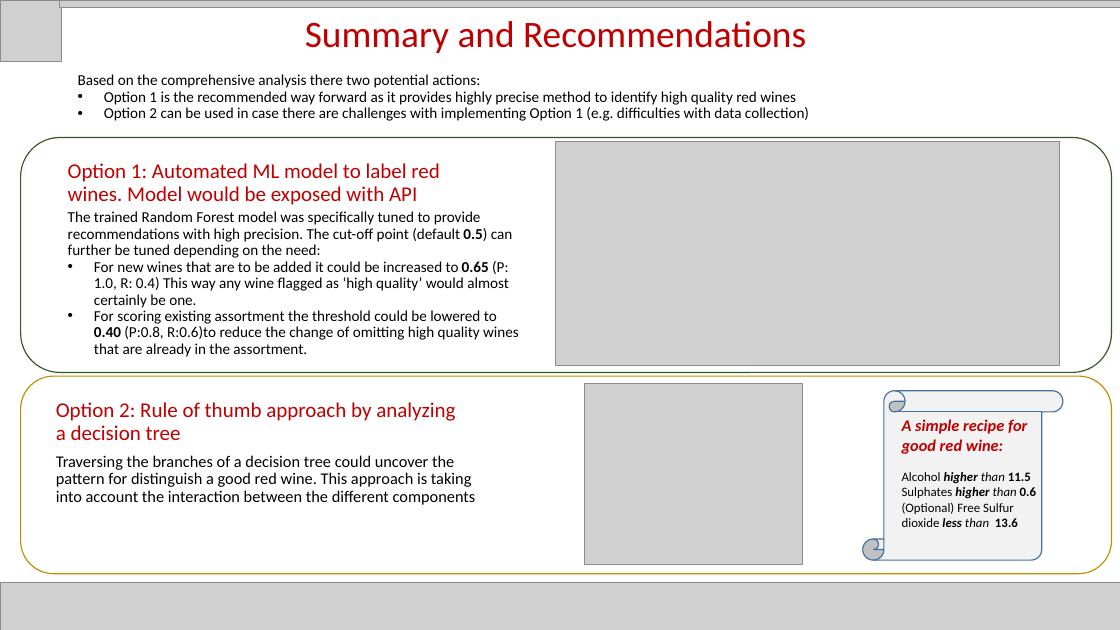
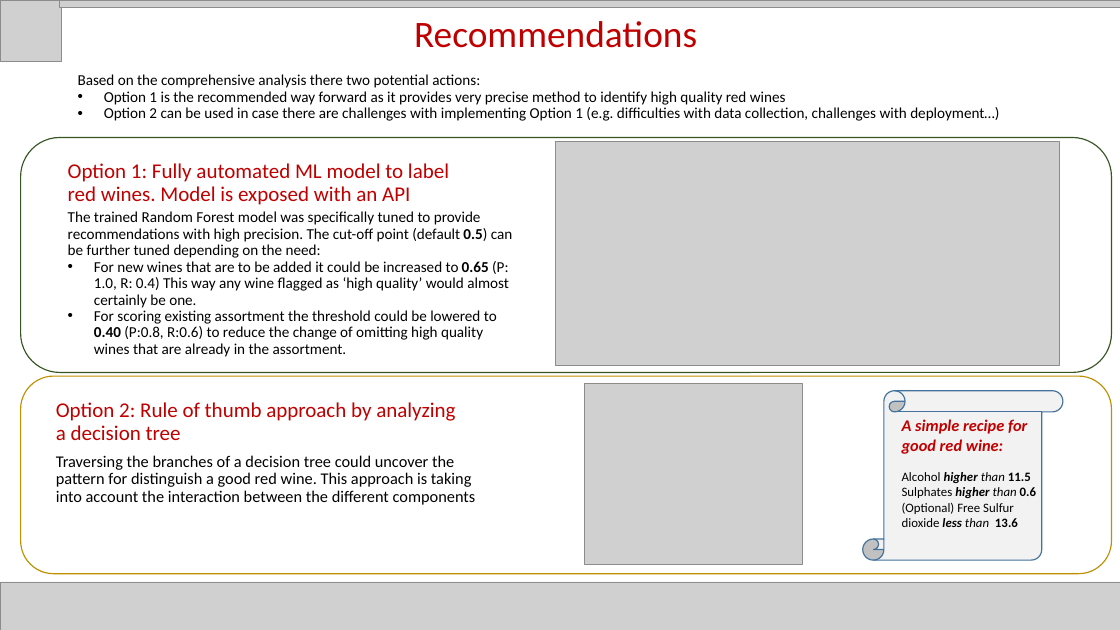
Before and after one commit to iton86/kaufland-wine-test-case, a slide deck: slide 5 of kaufland_wine_usecase.pptx. Drawn at 1120x630 pixels with LibreOffice and Linux fonts; fonts in the diff are those of the drawing; grey boxes stand for pictures. Boxes give left, top, right and bottom in pixels: in the first picture for what was removed or moved away, otherwise in the second. Text is boxed around its words. In the diff, an @@ line names an element or a change of style, - is before the commit and + after.

```diff
--- a/kaufland_wine_usecase.pptx
+++ b/kaufland_wine_usecase.pptx
@@ title at <box>414,21,697,48</box>: text changed @@
-Summary and Recommendations
+Recommendations
@@ text at <box>104,91,999,121</box>: text changed @@
-• Option 1 is the recommended way forward as it provides highly precise method to identify high quality red wines
-• Option 2 can be used in case there are challenges with implementing Option 1 (e.g. difficulties with data collection)
+• Option 1 is the recommended way forward as it provides very precise method to identify high quality red wines
+• Option 2 can be used in case there are challenges with implementing Option 1 (e.g. difficulties with data collection, challenges with deployment…)
@@ text at <box>68,163,449,205</box>: text changed @@
-Option 1: Automated ML model to label red wines. Model would be exposed with API
+Option 1: Fully automated ML model to label red wines. Model is exposed with an API
@@ text at <box>68,211,513,258</box>: text changed @@
-The trained Random Forest model was specifically tuned to provide recommendations with high precision. The cut-off point (default 0.5) can further be tuned depending on the need:
+The trained Random Forest model was specifically tuned to provide recommendations with high precision. The cut-off point (default 0.5) can be further tuned depending on the need:
@@ text at <box>94,310,497,357</box>: spaces changed @@
-• For scoring existing assortment the threshold could be lowered to 0.40 (P:0.8, R:0.6)to reduce the change of omitting high quality wines that are already in the assortment.
+• For scoring existing assortment the threshold could be lowered to 0.40 (P:0.8, R:0.6) to reduce the change of omitting high quality wines that are already in the assortment.
```
Also in this commit, not shown: 3 other slides changed.
